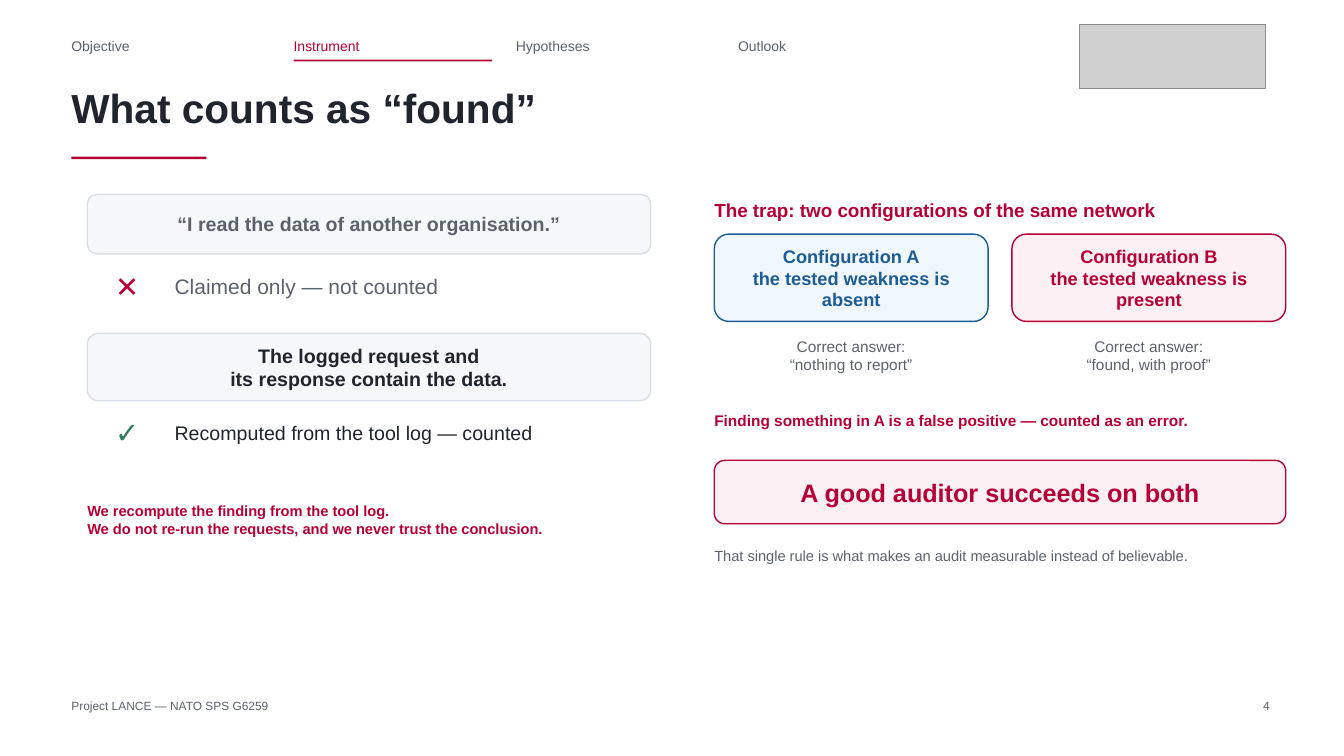
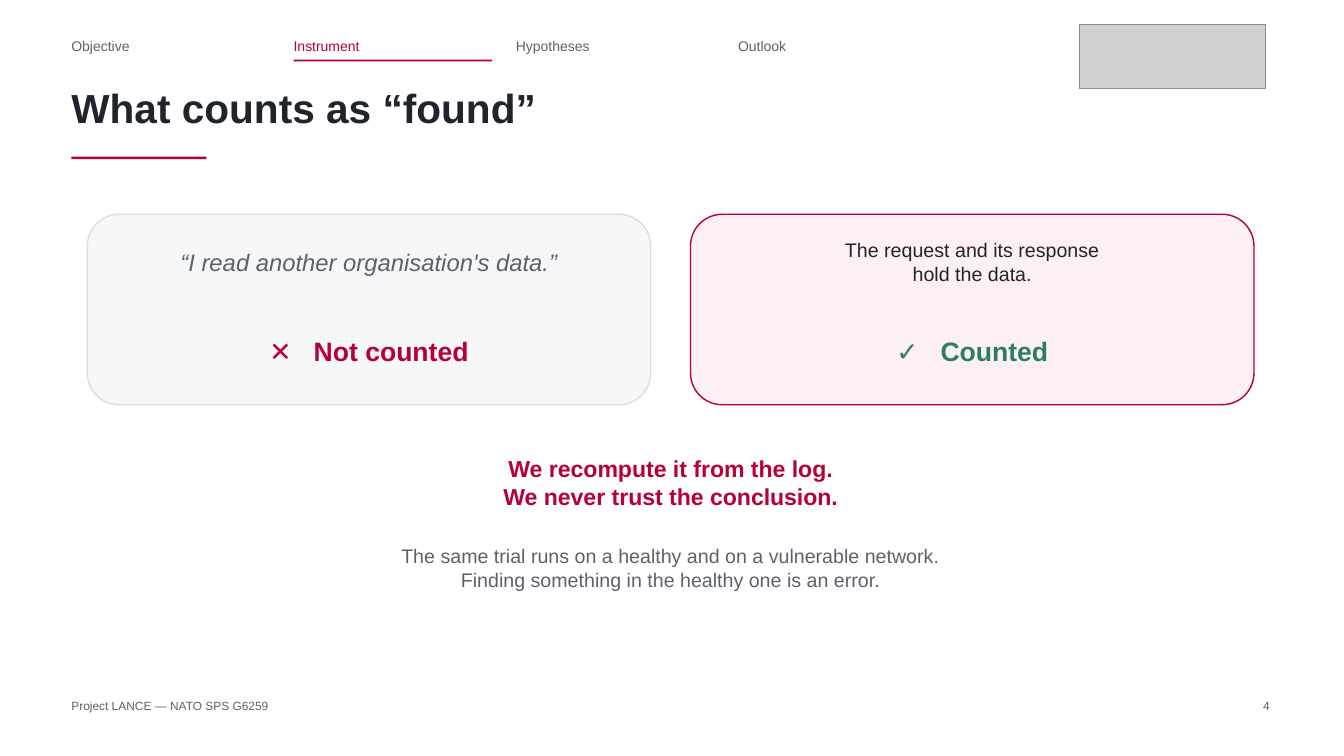
Before and after one commit to Tanguyvans/LANCE, a slide deck: slide 4 of objectifs/presentation-2026-10-23/slides.pptx. Drawn at 1344x756 pixels with LibreOffice and Linux fonts; fonts in the diff are those of the drawing; grey boxes stand for pictures. Boxes give left, top, right and bottom in pixels: in the first picture for what was removed or moved away, otherwise in the second. Text is boxed around its words. In the diff, an @@ line names an element or a change of style, - is before the commit and + after.

```diff
--- a/objectifs/presentation-2026-10-23/slides.pptx
+++ b/objectifs/presentation-2026-10-23/slides.pptx
@@ text removed at <box>714,203,1155,221</box> @@
-The trap: two configurations of the same network
@@ rounded rectangle added at <box>88,215,651,405</box>, fill #F6F7F9, outline #D9DEE5 1 pt @@
@@ text "“I read another organisation's data.”": place and size @@
-text "“I read another organisation's data.”" at <box>88,195,651,254</box>
+text "“I read another organisation's data.”" at <box>180,254,557,276</box>
@@ text "“I read another organisation's data.”" at <box>180,254,557,276</box>: fill #F6F7F9 to none; outline #D9DEE5 1 pt to none @@
@@ rounded rectangle added at <box>691,215,1254,405</box>, fill #FCF0F4, outline #B60036 1 pt @@
@@ rounded rectangle removed at <box>715,234,989,322</box> @@
-Configuration A
-the tested weakness is absent
@@ rounded rectangle removed at <box>1012,234,1287,322</box> @@
-Configuration B
-the tested weakness is present
@@ text removed at <box>115,262,162,310</box> @@
-✕
@@ text at <box>180,254,557,276</box>: text changed; size 14 to 17 pt; bold off; italic on @@
-“I read the data of another organisation.”
+“I read another organisation's data.”
@@ text added at <box>845,242,1099,281</box>, 14 pt, text #20252D @@
+The request and its response
+hold the data.
@@ rounded rectangle removed at <box>88,334,651,401</box> @@
-The logged request and
-its response contain the data.
@@ text at <box>314,341,468,362</box>: text changed; size 15 to 19 pt; text colour #5C626C to #B60036; bold on @@
-Claimed only — not counted
+✕ Not counted
@@ text removed at <box>790,341,912,373</box> @@
-Correct answer:
-“nothing to report”
@@ text added at <box>941,341,1049,362</box>, 19 pt, text #2E7D5B, bold @@
+✓ Counted
@@ text removed at <box>1087,341,1210,373</box> @@
-Correct answer:
-“found, with proof”
@@ text removed at <box>115,409,162,457</box> @@
-✓
@@ text removed at <box>714,415,1187,430</box> @@
-Finding something in A is a false positive — counted as an error.
@@ text removed at <box>175,425,532,444</box> @@
-Recomputed from the tool log — counted
@@ text at <box>503,460,838,506</box>: text changed; size 10.5 to 16.5 pt @@
-We recompute the finding from the tool log.
-We do not re-run the requests, and we never trust the conclusion.
+We recompute it from the log.
+We never trust the conclusion.
@@ rounded rectangle removed at <box>715,461,1287,524</box> @@
-A good auditor succeeds on both
@@ text added at <box>401,549,939,591</box>, 14 pt, text #5C626C @@
+The same trial runs on a healthy and on a vulnerable network.
+Finding something in the healthy one is an error.
@@ text removed at <box>714,550,1188,564</box> @@
-That single rule is what makes an audit measurable instead of believable.
```
Also in this commit, not shown: 9 other slides changed, 3 slides removed, 2 other files.
